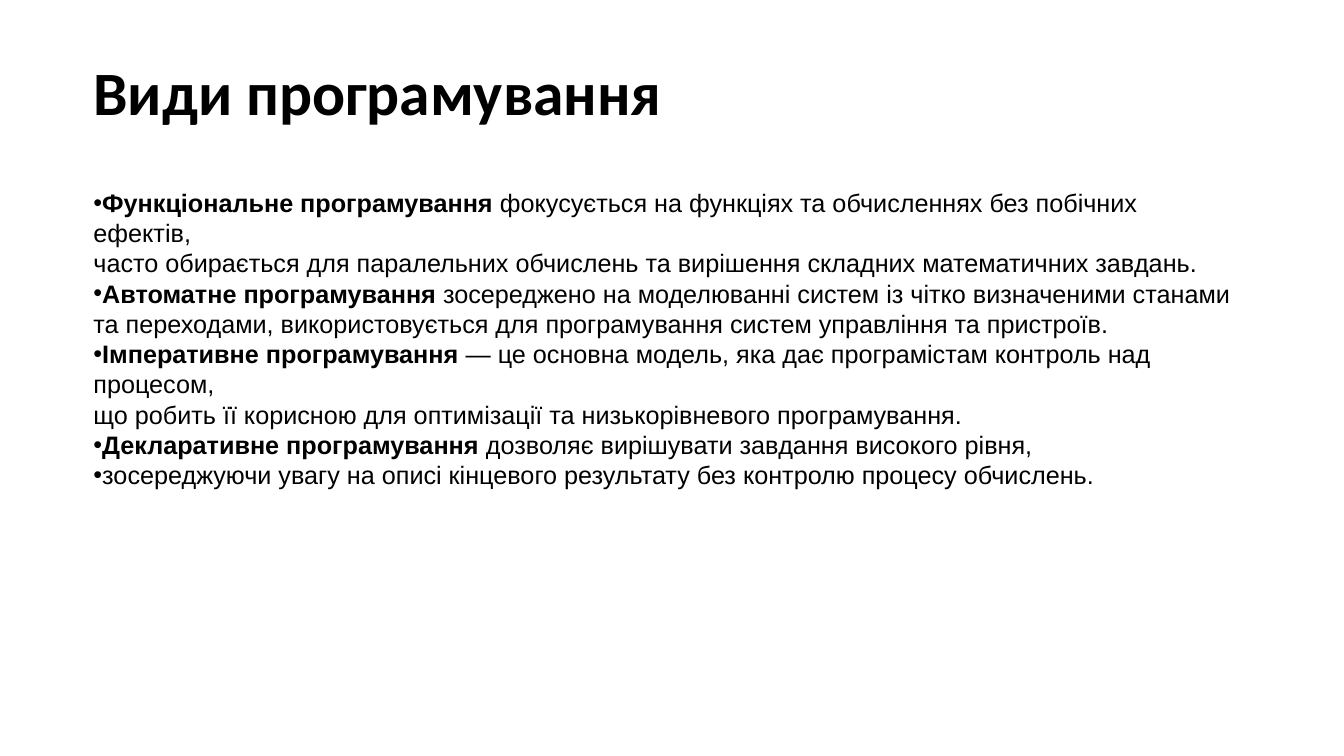
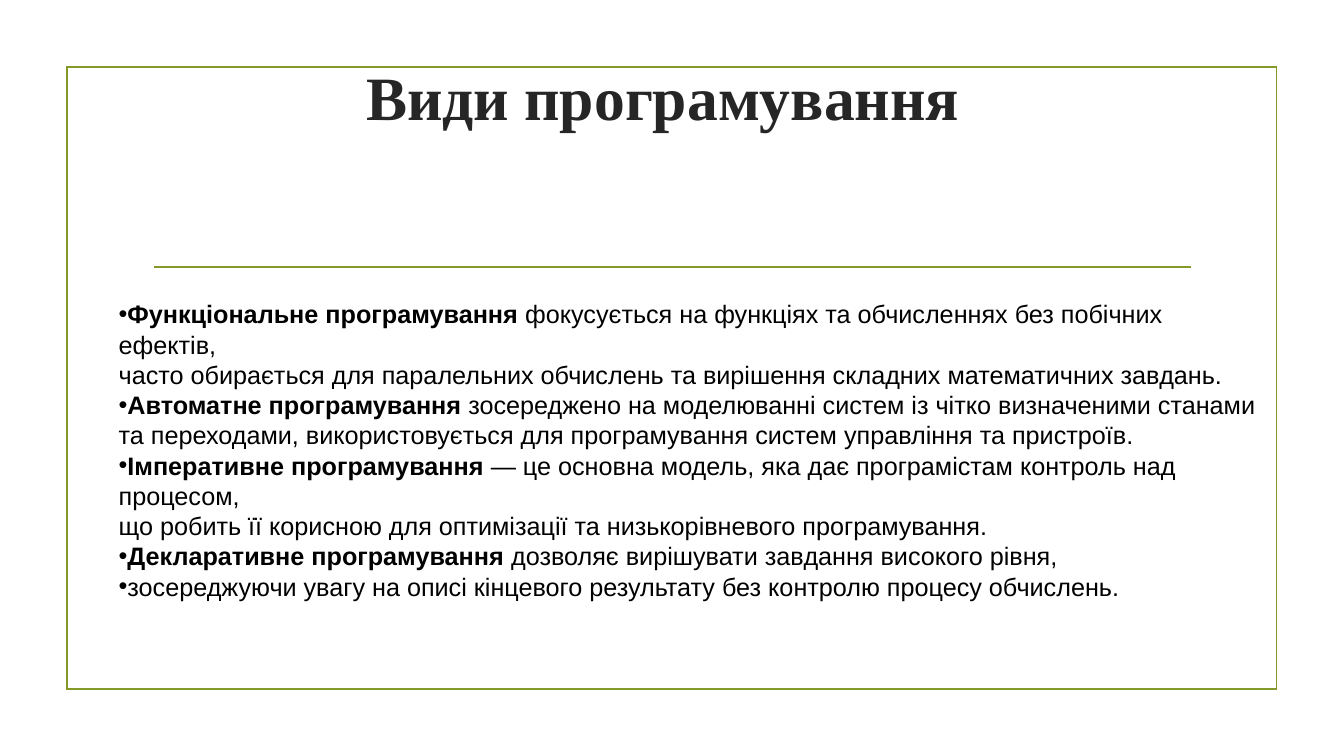
Before and after one commit to mecchmatProjects/Facultative, a slide deck: slide 2 of Lect0.pptx. Drawn at 1344x756 pixels with LibreOffice and Linux fonts; fonts in the diff are those of the drawing; background and template pictures are left out. Boxes give left, top, right and bottom in pixels: in the first picture for what was removed or moved away, otherwise in the second. Text is boxed around its words. In the diff, an @@ line names an element or a change of style, - is before the commit and + after.

Commit message:
lecture 0: style update

```diff
--- a/Lect0.pptx
+++ b/Lect0.pptx
@@ title "Види програмування" at box(366, 79, 959, 132): font Calibri to Times New Roman, text colour #000000 to #262626; alignment left to centre; line spacing 0.9 to 1 @@
@@ rectangle added at box(67, 68, 1276, 690), outline #83992A 1.25 pt @@
@@ line added from (154, 267) to (1191, 267), #83992A 1.25 pt @@
@@ text "Функціональне програмування фокусується на функціях ...": place and size @@
-text "Функціональне програмування фокусується на функціях ..." at box(93, 193, 1230, 490)
+text "Функціональне програмування фокусується на функціях ..." at box(119, 304, 1255, 601)
```
Also in this commit, not shown: 29 other slides changed.
